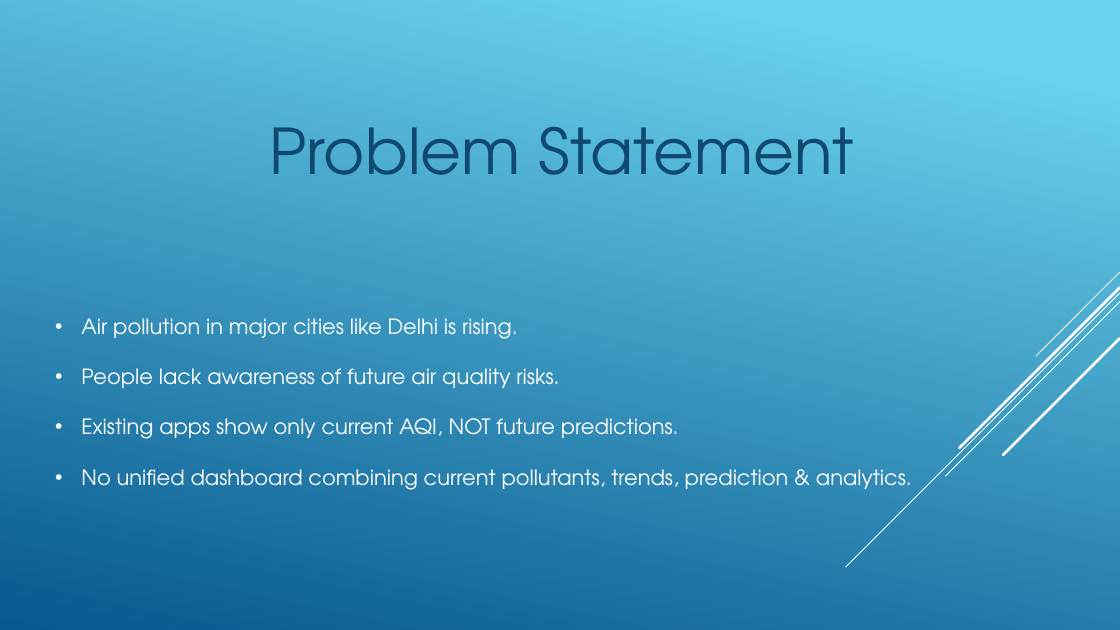
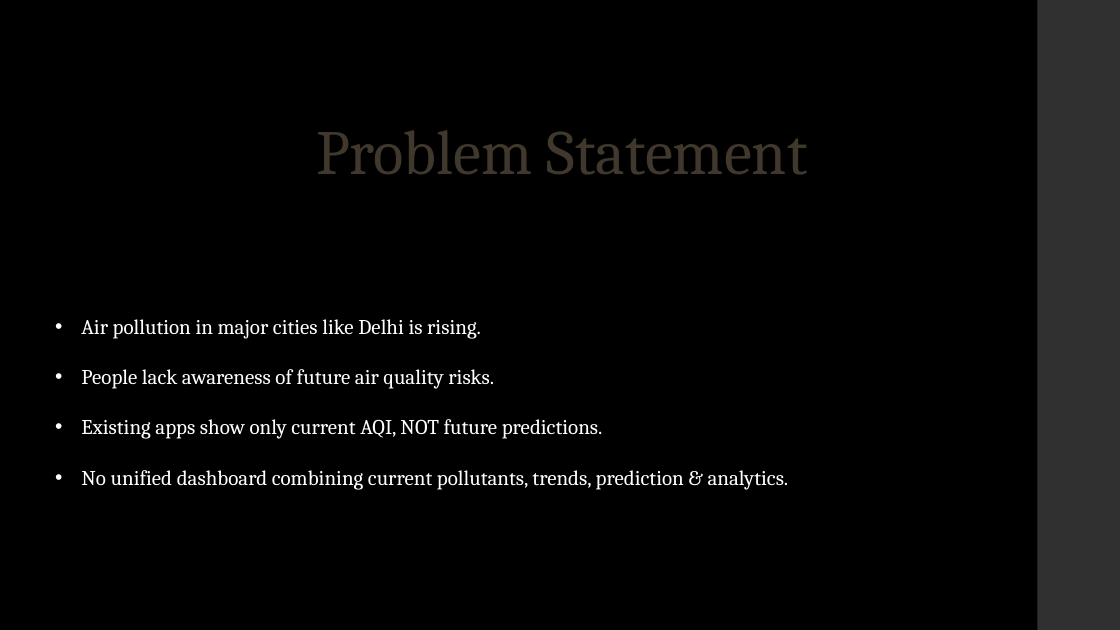
Before and after one commit to jrv1302/AirAware, a slide deck: slide 2 of Project Presentation.pptx. Drawn at 1120x630 pixels with LibreOffice and Linux fonts; fonts in the diff are those of the drawing. Boxes give left, top, right and bottom in pixels: in the first picture for what was removed or moved away, otherwise in the second. Text is boxed around its words. In the diff, an @@ line names an element or a change of style, - is before the commit and + after.

```diff
--- a/Project Presentation.pptx
+++ b/Project Presentation.pptx
@@ background gradient #6ED2EB to #06588E to #000000 @@
@@ rectangle added at [1038,0,1120,630], fill #303030 @@
@@ text "Problem Statement" at [81,130,808,490]: font TeX Gyre Adventor to Cambria; text colour #0F496F to #40382D in "Problem Statement" @@
@@ group removed at [846,272,1120,567]: 5 lines @@
```
Also in this commit, not shown: 5 other slides changed, 2 slides added, 3 slides removed, 1 other file.
